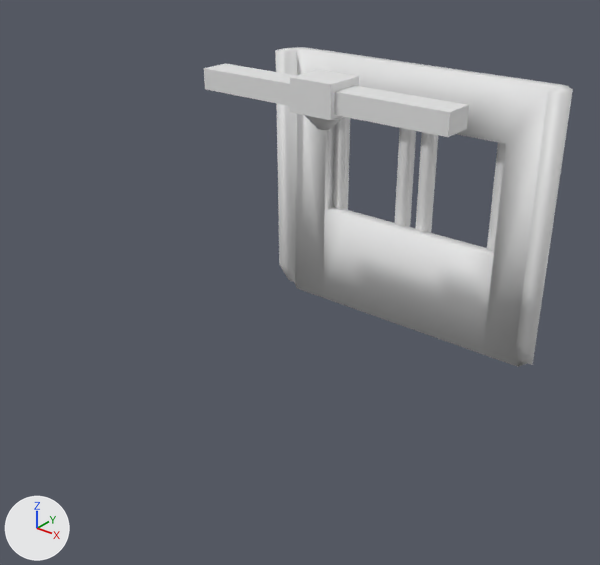
What one commit did to the Blender file Assets/homestead/models/3dprinter.blend.
Rendered twice from a camera (50 mm lens) standing at (3.52, -4.68, 3.71) and looking at (0.04, -0.32, 1.01). The lights are fixed; the arrows at lower left show +X, +Y and +Z. Materials are left out; every surface is plain grey.

In view in the first picture: 'printer_arm', 'printer_door', 'printer_head'.
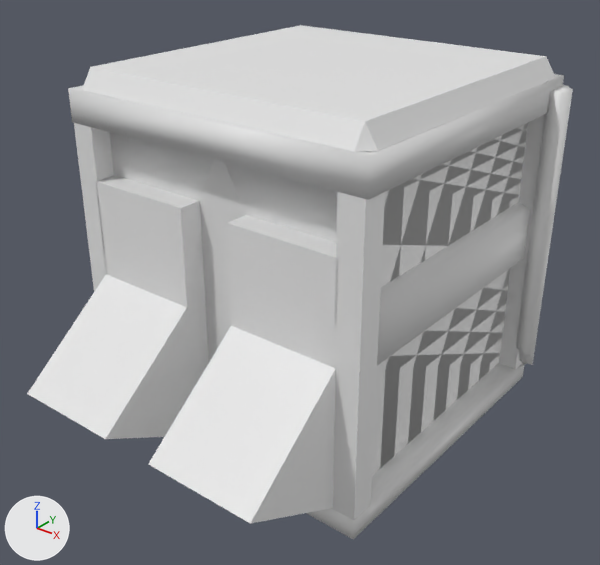
The change, as a list of edits to the scene's bpy script:
```text
Change ob_printer_glass:
    remove ob_printer_glass.hide_viewport = True
Change ob_printer:
    remove ob_printer.hide_viewport = True
```

Changed parts and their boxes [x1, y1, x2, y2] in the pictures (600 x 565 px):
'printer', shown
    after: [27, 25, 564, 539]
'printer_glass', shown
    after: [372, 123, 528, 476]
'printer_door', unchanged, covered by the edit
    before: [275, 47, 573, 367]
    after: [516, 85, 573, 365]
'printer_arm', unchanged, covered by the edit
    before: [204, 63, 469, 137]
'printer_head', unchanged, covered by the edit
    before: [290, 70, 359, 130]
